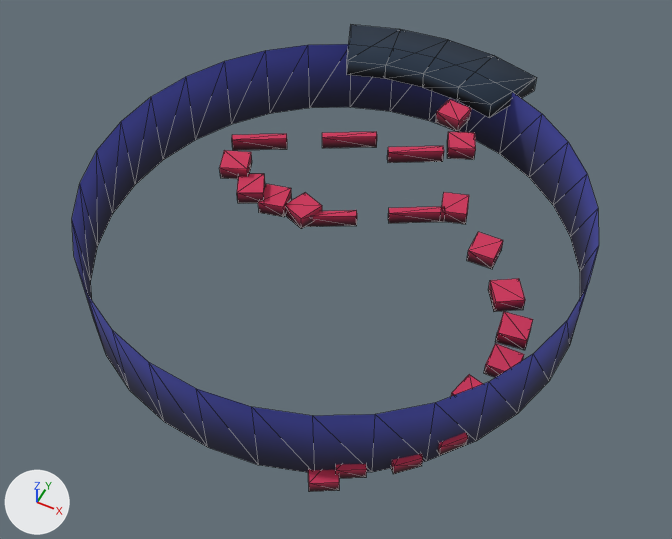
An edit to the glTF model assets/chunks/Chunk09.glb, drawn before and after from the same camera.
One viewpoint serves both versions: a 50 mm lens placed at (35.0, -70.0, 85.5), pointed at (1.6, -3.0, 1.8). Every picture has the same lights, and +X, +Y and +Z are marked at lower left. The picture after the commit comes second. Mesh edges are drawn as thin lines. Objects named as collision shapes, trigger or cutter boxes, shadow casters or lower levels of detail are left out. Where no turn or scale is listed for an object, it has been applied to the vertices. Vertices at exactly the same position are counted once.

Before the edit, the objects in view are built like this:
```python
me_cylinder_171 = bpy.data.meshes.new('Cylinder.171')
me_cylinder_171.from_pydata(...)  # 252 vertices, 352 faces; spans x -30.0..30.0, y -30.0..34.7, z -1.1..10.9
me_cylinder_171.materials.append(mat_mainmaterial)  # picture img_towertexture
ob_chunk09 = bpy.data.objects.new('Chunk09', me_cylinder_171)
ob_chunk09.location = (0.0, 0.0, 0.0)
```
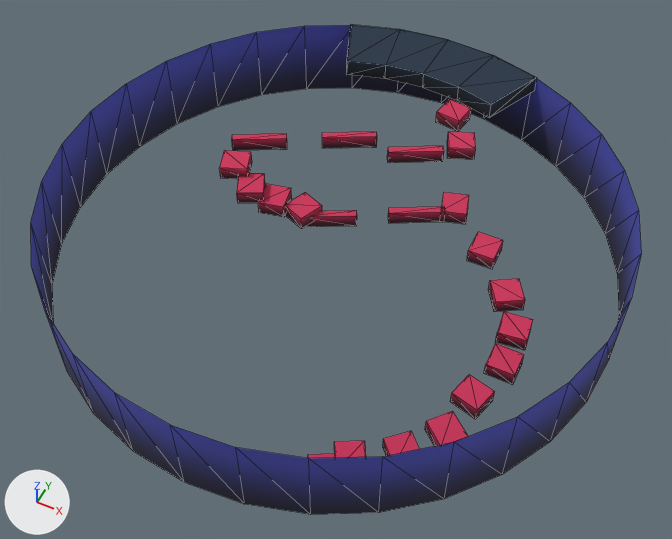
Changed parts and their boxes (x1, y1, x2, y2) in the pictures (672 x 539 px; the box of a moved part takes in the faces that stretch with it):
'Chunk09', reshaped (16% wider): before (72, 25, 599, 492); after (31, 25, 641, 514)
part 1 of me_cylinder_171, moved or reshaped: before (72, 44, 599, 473); after (31, 25, 641, 514)

The edits, one by one:
me_cylinder_171 is used by ob_chunk09; location (0.0, 0.0, 0.0).
me_cylinder_171 had 252 vertices, 352 faces and spanned x -30.0..30.0, y -30.0..34.7, z -1.1..10.9.
me_cylinder_171 now has 252 vertices, 352 faces and spans x -34.6..34.6, y -34.6..34.7, z -1.1..10.9.
me_cylinder_171 part 1: the loose piece of 64 vertices spanning x -30.0..30.0, y -30.0..30.0, z 0.0..10.8 is scaled about its middle by (1.15, 1.15, 1).
